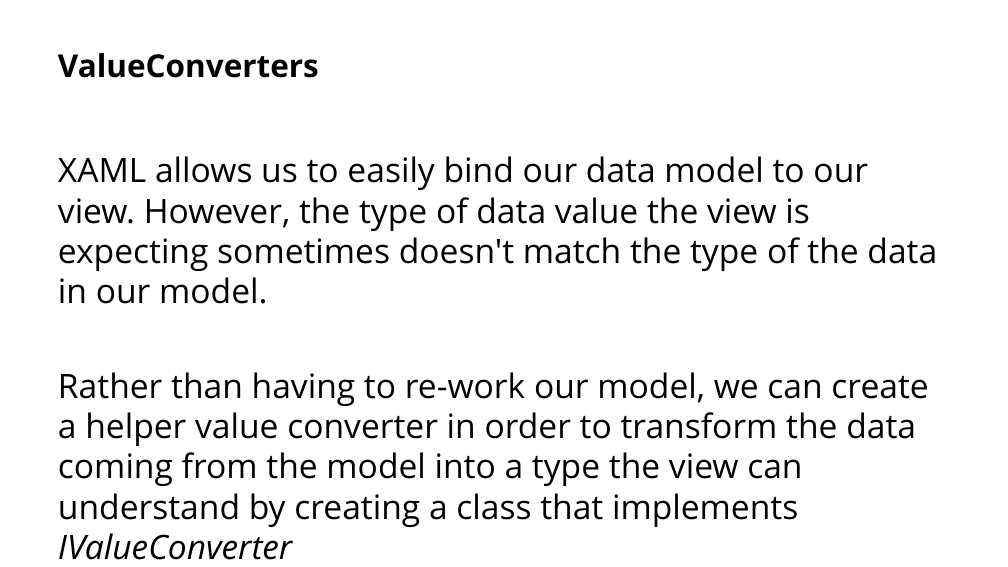
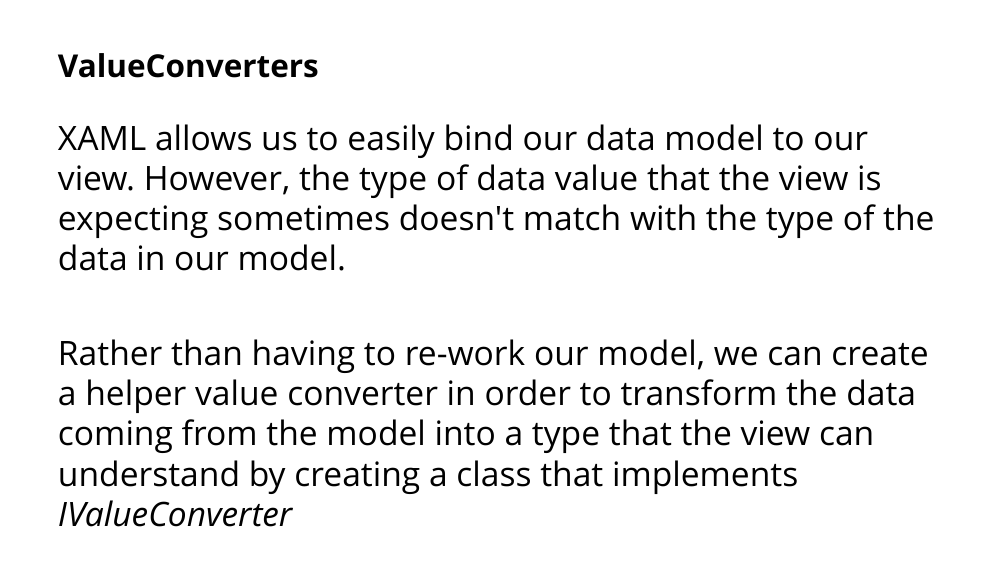
Before and after one commit to unoplatform/workshops, a slide deck: slide 33 of uno-bootcamp/slides/uno-bootcamp.pptx. Drawn at 1008x567 pixels with LibreOffice and Linux fonts; fonts in the diff are those of the drawing; background and template pictures are left out. Boxes give left, top, right and bottom in pixels: in the first picture for what was removed or moved away, otherwise in the second. Text is boxed around its words. In the diff, an @@ line names an element or a change of style, - is before the commit and + after.

Commit message:
Corrects the spelling of the uno-bootcamp slides

```diff
--- a/uno-bootcamp/slides/uno-bootcamp.pptx
+++ b/uno-bootcamp/slides/uno-bootcamp.pptx
@@ text at (x1=58, y1=124, x2=934, y2=494): text changed @@
-XAML allows us to easily bind our data model to our view. However, the type of data value the view is expecting sometimes doesn't match the type of the data in our model.
-Rather than having to re-work our model, we can create a helper value converter in order to transform the data coming from the model into a type the view can understand by creating a class that implements IValueConverter
+XAML allows us to easily bind our data model to our view. However, the type of data value that the view is expecting sometimes doesn't match with the type of the data in our model.
+Rather than having to re-work our model, we can create a helper value converter in order to transform the data coming from the model into a type that the view can understand by creating a class that implements IValueConverter
```
Also in this commit, not shown: 3 other slides changed.
